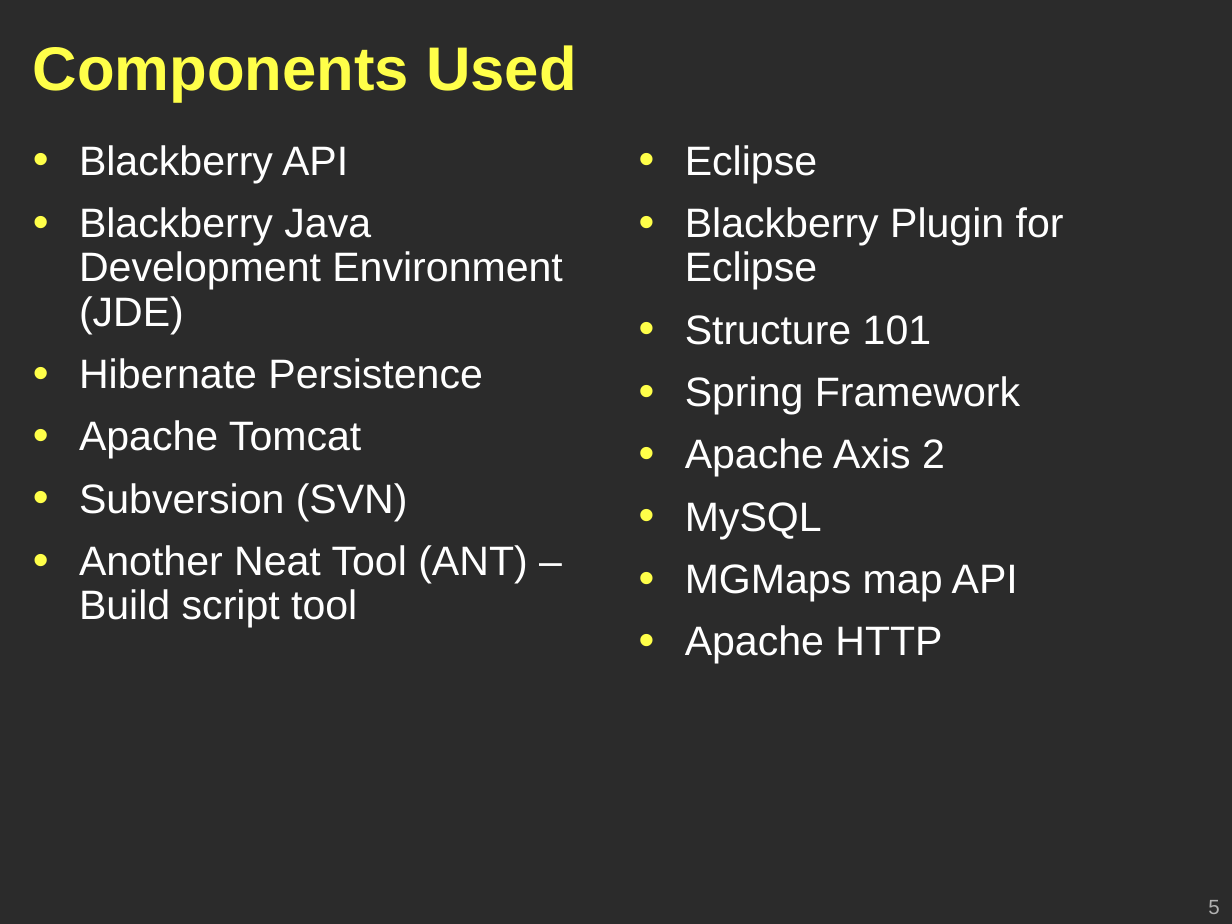
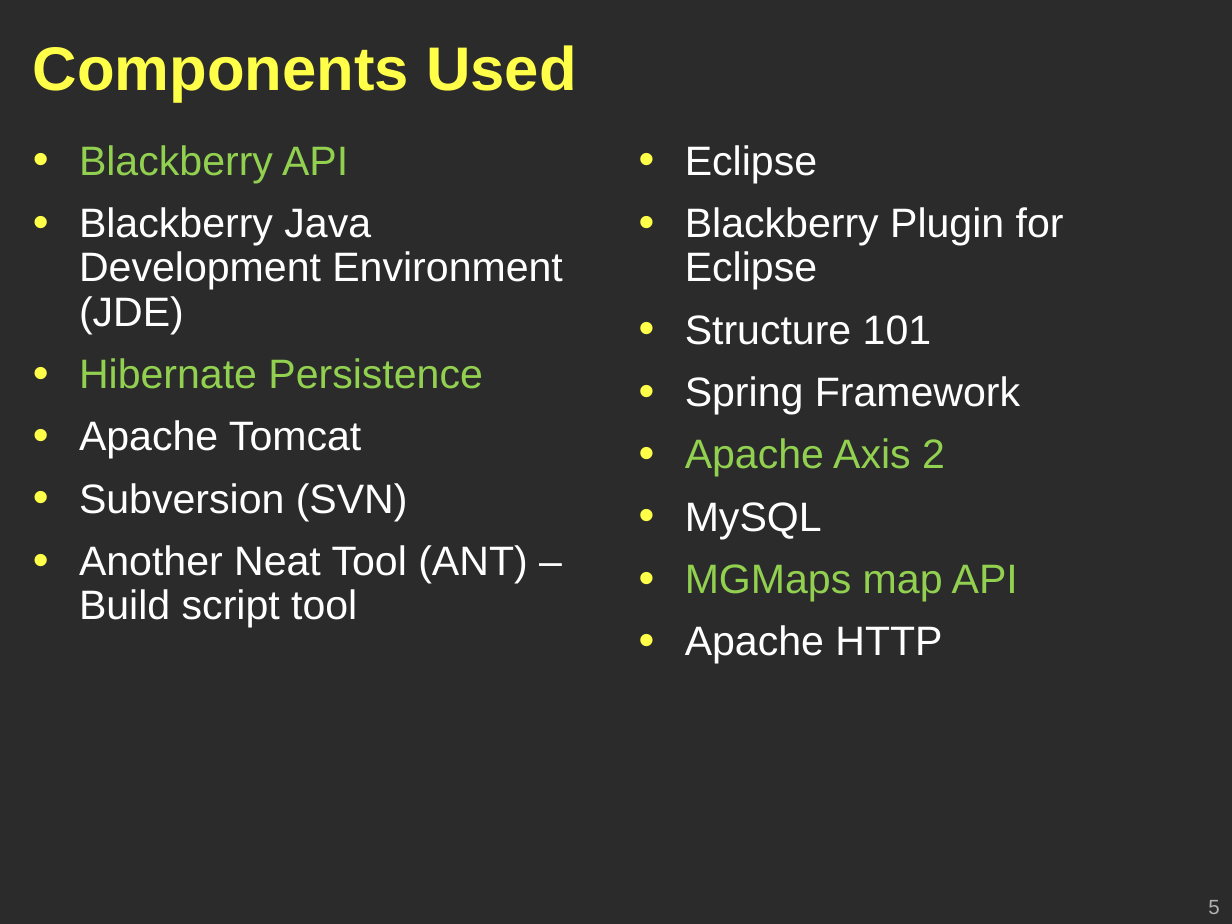
Before and after one commit to Geoffsc/psu-edu-sweng500, a slide deck: slide 5 of docs/presentation/sweng500-carpool-presentation.ppt. Drawn at 1232x924 pixels with LibreOffice and Linux fonts; fonts in the diff are those of the drawing; background and template pictures are left out; a plain dark background stands for a picture behind light text. Boxes give left, top, right and bottom in pixels: in the first picture for what was removed or moved away, otherwise in the second. Text is boxed around its words. In the diff, an @@ line names an element or a change of style, - is before the commit and + after.

```diff
--- a/docs/presentation/sweng500-carpool-presentation.ppt
+++ b/docs/presentation/sweng500-carpool-presentation.ppt
@@ text at (x1=79, y1=145, x2=482, y2=389): text colour #FFFFFF to #92D050 in "Blackberry API", "Hibernate Persistence" @@
@@ text at (x1=685, y1=438, x2=1018, y2=601): text colour #FFFFFF to #92D050 in "Apache Axis 2", "MGMaps map API" @@
```
Also in this commit, not shown: 2 other slides changed.
